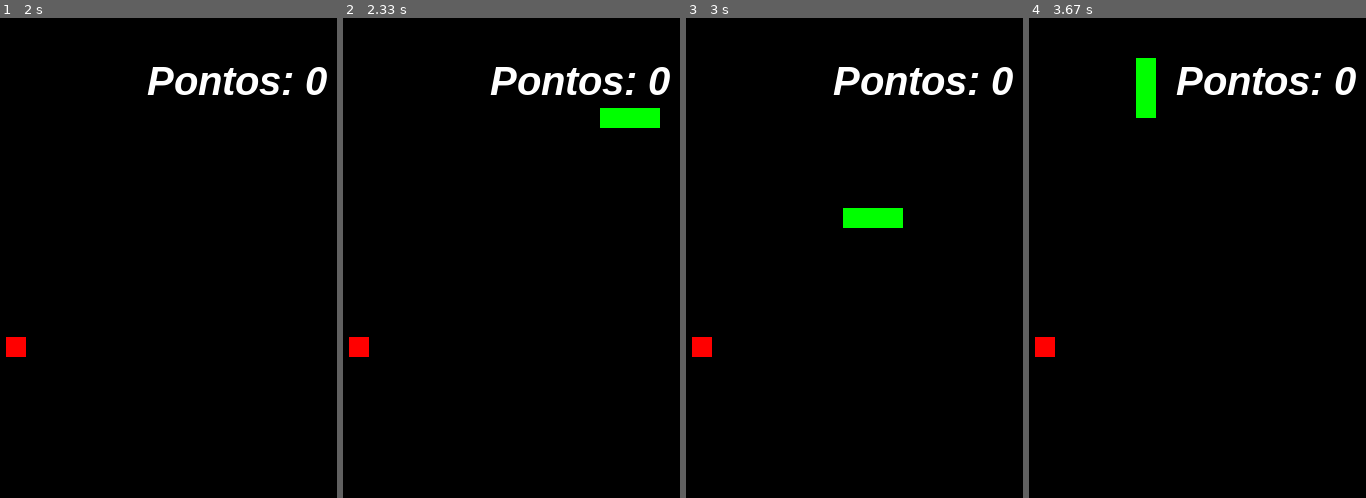
Above: before the commit, frames 1-4 (left to right).
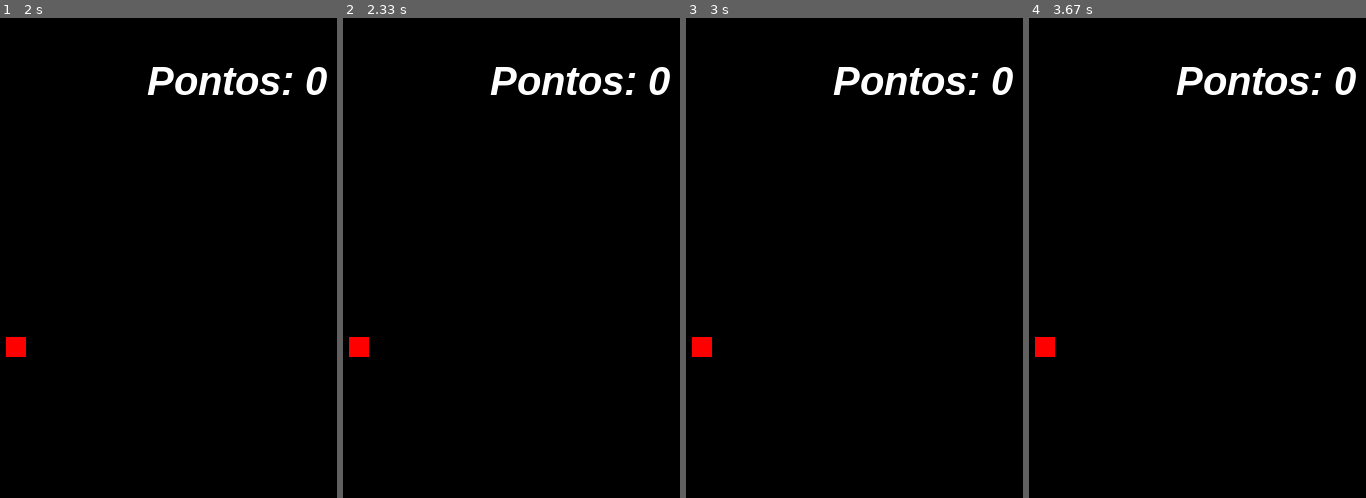
Above: after the commit, the same moments.

Repository: Jonathann8/Codeborne--Python-Games
Game: pygame game, started from SnakeGame/Jogo_BetaV1/Snake_GameV2.py
Same seed, same stepped clock (60 frames per second), same inputs: the game is played once before the commit and once after it.
Inputs:
- Up to frame 1 (2 s): hold D 0.33-0.8 s; hold W 0.83-1.3 s; hold D 1.33-1.8 s; hold A from 1.83 s (still down)
- Up to frame 2 (2.33 s): keep holding A
- Up to frame 3 (3 s): release A at 2.37 s; hold S 2.4-2.7 s; hold A from 2.73 s (still down)
- Up to frame 4 (3.67 s): release A at 3.13 s; hold W 3.17-3.53 s

Frame 1 is identical in both runs. In frame 2, 0.7% of the frame differs, in the area x 76-95%, y 18-23%; in frame 3, 0.7%; in frame 4, 0.7%.

Commit message:
Melhorando controles
Foi aplicada uma lógica melhor ao código, em relação aos controles, W,A,S,D.

Pretendo melhorar um pouco a velocidade, testes serão feitos.

Diff:
--- a/SnakeGame/Jogo_BetaV1/Snake_GameV2.py
+++ b/SnakeGame/Jogo_BetaV1/Snake_GameV2.py
@@ -50,17 +50,29 @@
 
         if event.type == KEYDOWN:
             if event.key == K_a:
-                x_controle = -velocidade
-                y_controle = 0
+                if x_controle == velocidade:
+                    pass
+                else:
+                    x_controle = -velocidade
+                    y_controle = 0
             if event.key == K_d:
-                x_controle = velocidade
-                y_controle = 0
+                if x_controle == -velocidade:
+                    pass
+                else:
+                    x_controle = velocidade
+                    y_controle = 0
             if event.key == K_w:
-                y_controle = -velocidade
-                x_controle = 0
+                if y_controle == velocidade:
+                    pass
+                else:
+                    y_controle = -velocidade
+                    x_controle = 0
             if event.key == K_s:
-                y_controle = velocidade
-                x_controle = 0
+                if y_controle == -velocidade:
+                    pass
+                else:
+                    y_controle = velocidade
+                    x_controle = 0
 
     x_cobra = x_cobra + x_controle
     y_cobra = y_cobra + y_controle
